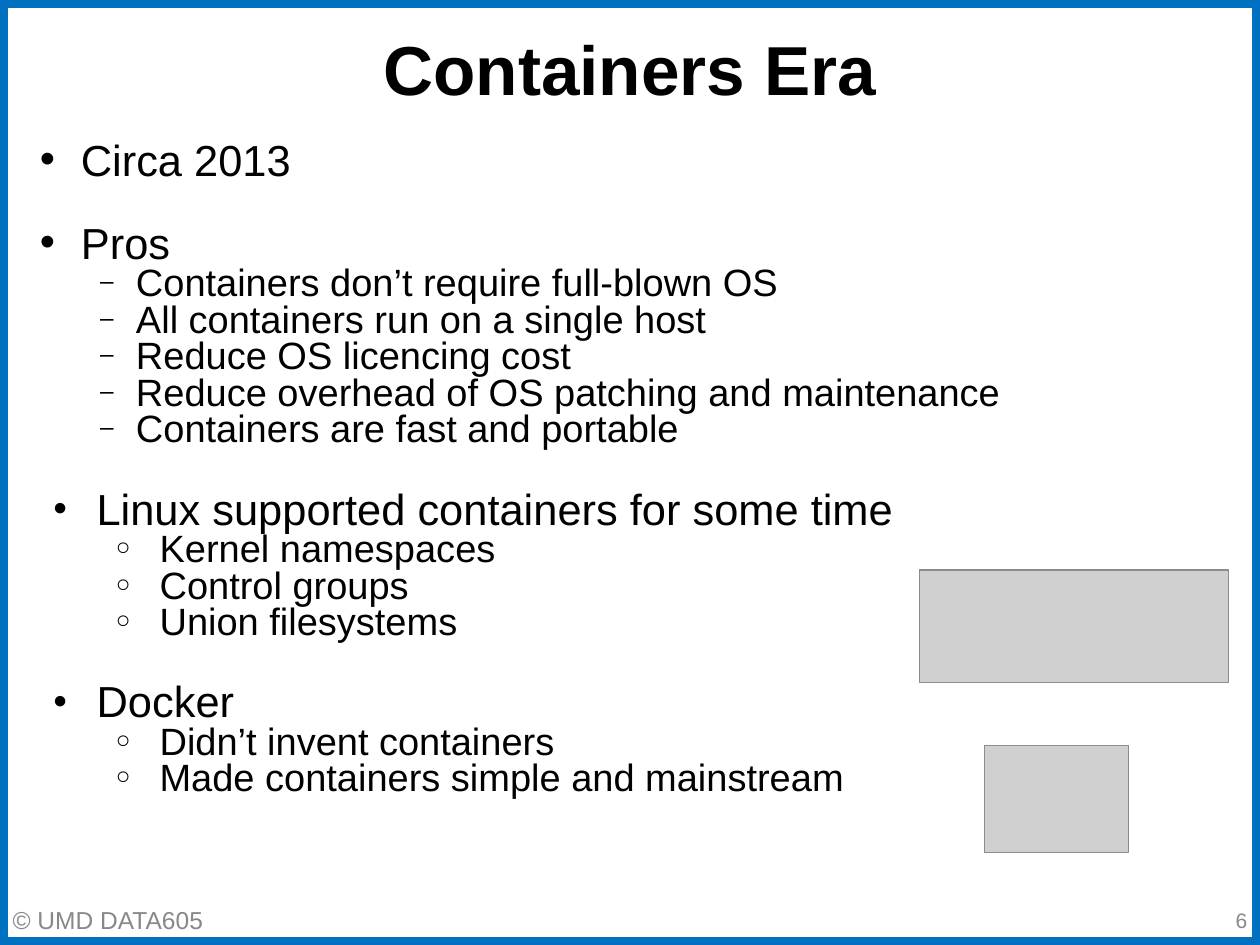
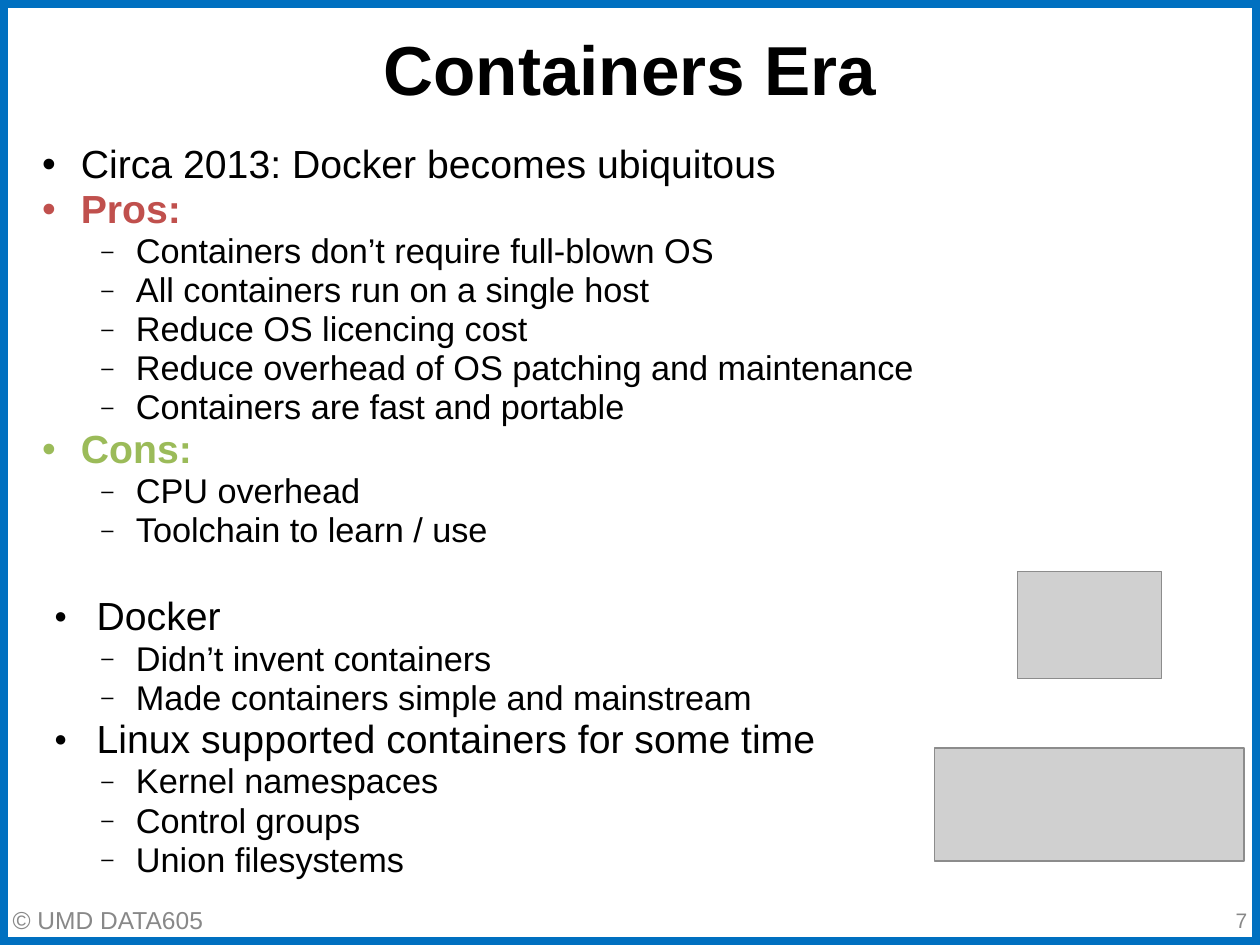
Before and after one commit to gpsaggese/umd_data605, a slide deck: slide 7 of lectures/02.2 - Docker DevOps.pptx (slide 6 before the commit). Drawn at 1260x945 pixels with LibreOffice and Linux fonts; fonts in the diff are those of the drawing; grey boxes stand for pictures. Boxes give left, top, right and bottom in pixels: in the first picture for what was removed or moved away, otherwise in the second. Text is boxed around its words. In the diff, an @@ line names an element or a change of style, - is before the commit and + after.

```diff
--- a/lectures/02.2 - Docker DevOps.pptx
+++ b/lectures/02.2 - Docker DevOps.pptx
@@ text at [81,149,776,224]: text changed; size 24.8 to 22.4 pt @@
-• Circa 2013
-• Pros
+• Circa 2013: Docker becomes ubiquitous
+• Pros:
@@ text at [97,238,914,878]: size 21.7 to 19.6 pt in "Containers don’t require full-blown OS", "All containers run on a single host", "Reduce OS licencing cost", "Reduce overhead of OS patching and maintenance" and 4 more places; size 24.8 to 22.4 pt in "Linux supported containers for some time"; indent changed; line spacing 0.8 to 0.95; bullet ○ to – @@
@@ text at [81,435,752,716]: paragraphs added @@
+• Cons:
+  – CPU overhead
+  – Toolchain to learn / use
+● Docker
+  – Didn’t invent containers
+  – Made containers simple and mainstream
@@ picture: place and size @@
-picture at [984,745,1128,852]
+picture at [1017,571,1160,678]
@@ text at [97,685,843,798]: paragraphs removed @@
-● Docker
-  ○ Didn’t invent containers
-  ○ Made containers simple and mainstream
@@ picture: place and size @@
-picture at [920,570,1228,683]
+picture at [935,748,1244,862]
@@ page number at [1236,913,1248,928]: text changed @@
-6
+7
```
Also in this commit, not shown: 20 other slides changed, 2 slides added, 3 slides removed, 3 other files.
